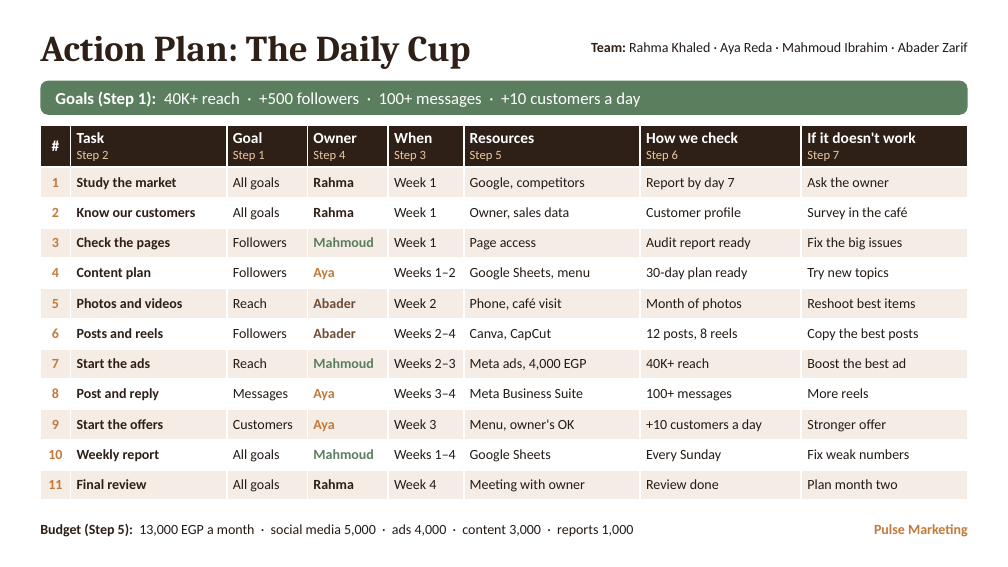
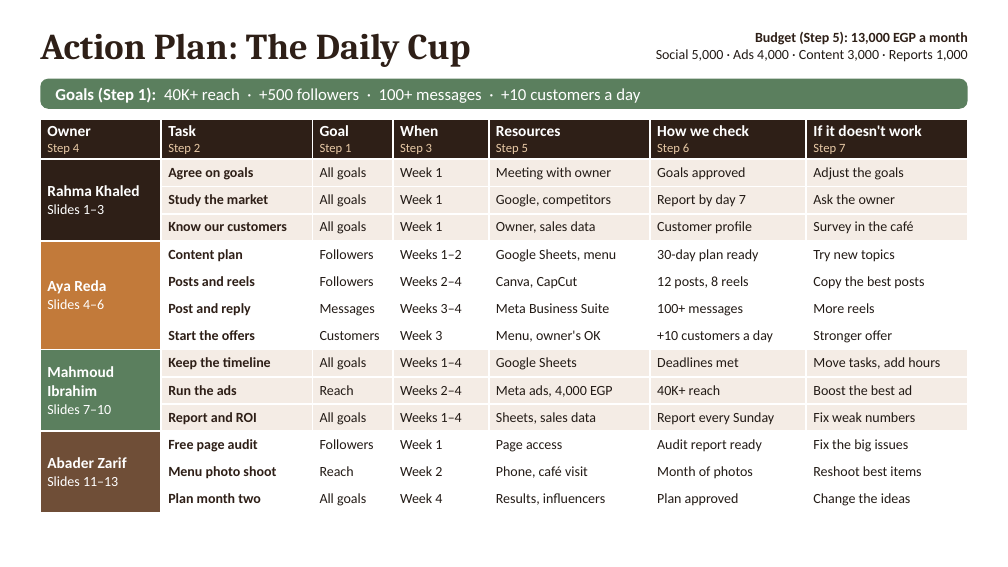
Before and after one commit to RahmaOshba/RahmaOshba, a slide deck: slide 1 of The_Daily_Cup_Action_Plan_Table.pptx. Drawn at 1008x567 pixels with LibreOffice and Linux fonts; fonts in the diff are those of the drawing. Boxes give left, top, right and bottom in pixels: in the first picture for what was removed or moved away, otherwise in the second. Text is boxed around its words. In the diff, an @@ line names an element or a change of style, - is before the commit and + after.

```diff
--- a/The_Daily_Cup_Action_Plan_Table.pptx
+++ b/The_Daily_Cup_Action_Plan_Table.pptx
@@ text at <box>656,32,968,62</box>: text changed @@
-Team: Rahma Khaled · Aya Reda · Mahmoud Ibrahim · Abader Zarif
+Budget (Step 5): 13,000 EGP a month
+Social 5,000 · Ads 4,000 · Content 3,000 · Reports 1,000
@@ rounded rectangle: place and size @@
-rounded rectangle at <box>40,81,968,115</box>
+rounded rectangle at <box>40,79,968,109</box>
@@ rounded rectangle at <box>40,79,968,109</box>: proportions changed @@
@@ text "Goals (Step 1): 40K+ reach ...": place and size @@
-text "Goals (Step 1): 40K+ reach ..." at <box>55,92,640,107</box>
+text "Goals (Step 1): 40K+ reach ..." at <box>55,88,640,103</box>
@@ table at <box>40,119,968,510</box> @@
-# | Task / Step 2 | Goal / Step 1 | Owner / Step 4 | When / Step 3 | Resources / Step 5 | How we check / Step 6 | If it doesn't work / Step 7
-1 | Study the market | All goals | Rahma | Week 1 | Google, competitors | Report by day 7 | Ask the owner
-2 | Know our customers | All goals | Rahma | Week 1 | Owner, sales data | Customer profile | Survey in the café
-3 | Check the pages | Followers | Mahmoud | Week 1 | Page access | Audit report ready | Fix the big issues
-4 | Content plan | Followers | Aya | Weeks 1–2 | Google Sheets, menu | 30-day plan ready | Try new topics
-5 | Photos and videos | Reach | Abader | Week 2 | Phone, café visit | Month of photos | Reshoot best items
-6 | Posts and reels | Followers | Abader | Weeks 2–4 | Canva, CapCut | 12 posts, 8 reels | Copy the best posts
-7 | Start the ads | Reach | Mahmoud | Weeks 2–3 | Meta ads, 4,000 EGP | 40K+ reach | Boost the best ad
-8 | Post and reply | Messages | Aya | Weeks 3–4 | Meta Business Suite | 100+ messages | More reels
-9 | Start the offers | Customers | Aya | Week 3 | Menu, owner's OK | +10 customers a day | Stronger offer
-10 | Weekly report | All goals | Mahmoud | Weeks 1–4 | Google Sheets | Every Sunday | Fix weak numbers
-11 | Final review | All goals | Rahma | Week 4 | Meeting with owner | Review done | Plan month two
+Owner / Step 4 | Task / Step 2 | Goal / Step 1 | When / Step 3 | Resources / Step 5 | How we check / Step 6 | If it doesn't work / Step 7
+Rahma Khaled / Slides 1–3 | Agree on goals | All goals | Week 1 | Meeting with owner | Goals approved | Adjust the goals
+ | Study the market | All goals | Week 1 | Google, competitors | Report by day 7 | Ask the owner
+ | Know our customers | All goals | Week 1 | Owner, sales data | Customer profile | Survey in the café
+Aya Reda / Slides 4–6 | Content plan | Followers | Weeks 1–2 | Google Sheets, menu | 30-day plan ready | Try new topics
+ | Posts and reels | Followers | Weeks 2–4 | Canva, CapCut | 12 posts, 8 reels | Copy the best posts
+ | Post and reply | Messages | Weeks 3–4 | Meta Business Suite | 100+ messages | More reels
+ | Start the offers | Customers | Week 3 | Menu, owner's OK | +10 customers a day | Stronger offer
+Mahmoud Ibrahim / Slides 7–10 | Keep the timeline | All goals | Weeks 1–4 | Google Sheets | Deadlines met | Move tasks, add hours
+ | Run the ads | Reach | Weeks 2–4 | Meta ads, 4,000 EGP | 40K+ reach | Boost the best ad
+ | Report and ROI | All goals | Weeks 1–4 | Sheets, sales data | Report every Sunday | Fix weak numbers
+Abader Zarif / Slides 11–13 | Free page audit | Followers | Week 1 | Page access | Audit report ready | Fix the big issues
+ | Menu photo shoot | Reach | Week 2 | Phone, café visit | Month of photos | Reshoot best items
+ | Plan month two | All goals | Week 4 | Results, influencers | Plan approved | Change the ideas
@@ table: place and size @@
-table at <box>40,125,968,496</box>
+table at <box>40,119,968,510</box>
@@ text removed at <box>40,524,634,537</box> @@
-Budget (Step 5): 13,000 EGP a month · social media 5,000 · ads 4,000 · content 3,000 · reports 1,000
@@ text removed at <box>874,524,968,537</box> @@
-Pulse Marketing
```
Also in this commit, not shown: 1 other file.
